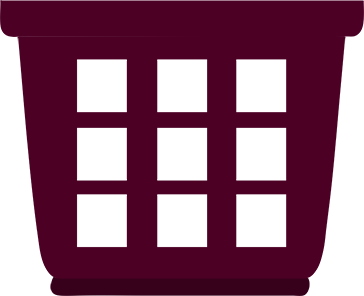
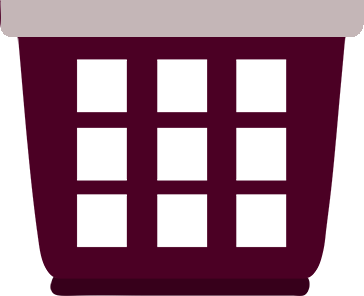
Before/after of a (364, 296) layered artwork. What changed in the layer stack:
painted on "Layer 7" over (1, 0, 364, 37)
removed layer "Layer 2" over (17, 35, 346, 37)
